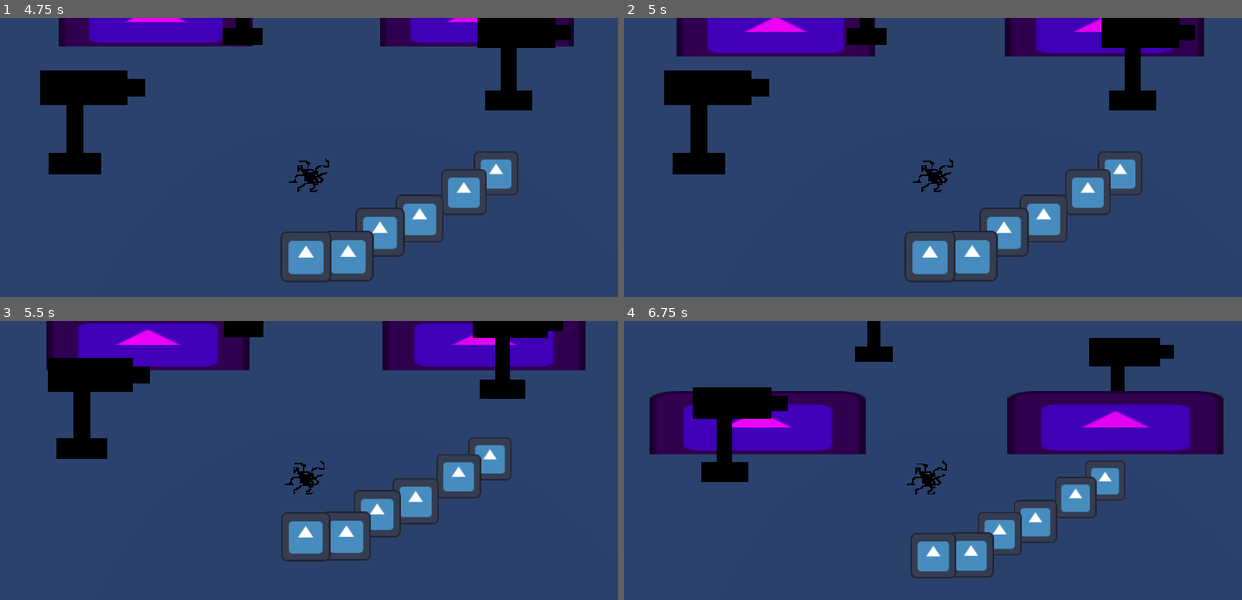
Above: before the commit, frames 1-4 (two rows, left to right).
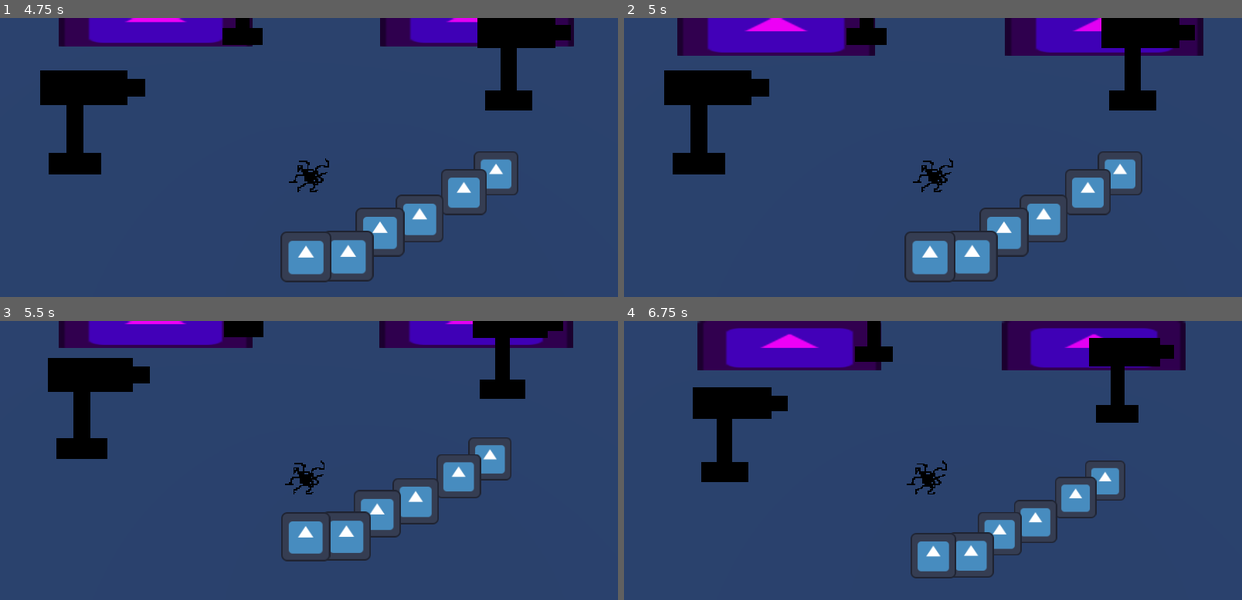
Above: after the commit, the same moments.

Repository: Area9579/Haustoria
Game: Godot game, scene res://Scenes/main.tscn
Two runs of this game, one before a commit and one after it. Both use one fixed random seed, a clock stepped at 60 frames per second and the inputs below. The engine's default icon, where the game draws it, is replaced by a stand-in: a white triangle on a blue panel in a dark square.
Inputs (mouse positions are in pixels of both pictures, inside the frame that each line leads up to):
- Up to frame 1 (4.75 s): move the mouse to (444, 174) at 0.52 s; press the mouse at (444, 174) at 0.53 s; tap Space (jump) at 0.77, 1.52, 2.75, 3.02, 3.77, 4.52 s; move the mouse to (185, 207) at 1.27 s; release the mouse at (185, 207) at 1.28 s; right-click (185, 207) at 1.35 s; tap Enter at 2 s; move the mouse to (370, 115) at 2.02 s; press the mouse at (370, 115) at 2.03 s; move the mouse to (278, 260) at 2.77 s; release the mouse at (278, 260) at 2.78 s; right-click (278, 260) at 2.85 s; move the mouse to (494, 243) at 3.52 s; press the mouse at (494, 243) at 3.53 s; move the mouse to (123, 140) at 4.27 s; release the mouse at (123, 140) at 4.28 s; right-click (123, 140) at 4.35 s
- Up to frame 2 (5 s): no input
- Up to frame 3 (5.5 s): move the mouse to (339, 493) at 5.02 s; press the mouse at (339, 493) at 5.03 s
- Up to frame 4 (6.75 s): move the mouse to (840, 407) at 5.77 s; release the mouse at (840, 407) at 5.78 s; right-click (840, 407) at 5.85 s; tap Space (jump) at 6.02 s; move the mouse to (1068, 477) at 6.52 s; press the mouse at (1068, 477) at 6.53 s

Frame 1 is identical in both runs. In frame 2, 0.6% of the frame differs, in the area x 8-94%, y 0-14%; in frame 3, 6.8%; in frame 4, 23%, in the area x 4-97%, y 0-48%.

Commit message:
Logic for Stun Mechanic

Diff:
--- a/Scenes/Boss.tscn
+++ b/Scenes/Boss.tscn
@@ -32,8 +32,8 @@
 script = ExtResource("3_f4frn")
 
 [node name="Left" type="Area3D" parent="Feet"]
-collision_layer = 48
-collision_mask = 0
+collision_layer = 16
+collision_mask = 32
 
 [node name="CollisionShape3D" type="CollisionShape3D" parent="Feet/Left"]
 transform = Transform3D(1, 0, 0, 0, 1, 0, 0, 0, 1, 5.22042, 0, 0)
@@ -46,8 +46,8 @@
 texture = ExtResource("1_lttd3")
 
 [node name="Right" type="Area3D" parent="Feet"]
-collision_layer = 48
-collision_mask = 0
+collision_layer = 16
+collision_mask = 32
 
 [node name="CollisionShape3D" type="CollisionShape3D" parent="Feet/Right"]
 transform = Transform3D(1, 0, 0, 0, 1, 0, 0, 0, 1, -5.16422, 0, 0)
@@ -60,17 +60,18 @@
 texture = ExtResource("1_lttd3")
 
 [node name="Hands" type="Node3D" parent="."]
+visible = false
 script = ExtResource("4_swuvd")
 
 [node name="Left" type="Area3D" parent="Hands"]
-collision_layer = 0
-collision_mask = 48
+collision_layer = 16
+collision_mask = 32
 
 [node name="CollisionShape3D" type="CollisionShape3D" parent="Hands/Left"]
 
 [node name="Right" type="Area3D" parent="Hands"]
-collision_layer = 0
-collision_mask = 48
+collision_layer = 16
+collision_mask = 32
 
 [node name="CollisionShape3D" type="CollisionShape3D" parent="Hands/Right"]
 
@@ -88,7 +89,14 @@
 
 [node name="NavigationAgent3D" type="NavigationAgent3D" parent="."]
 
+[node name="StunTimer" type="Timer" parent="."]
+wait_time = 5.0
+one_shot = true
+
+[connection signal="area_entered" from="Feet/Left" to="." method="_on_foot_area_entered"]
+[connection signal="area_entered" from="Feet/Right" to="." method="_on_foot_area_entered"]
 [connection signal="body_entered" from="Feet Proximity" to="." method="_on_feet_proximity_body_entered"]
 [connection signal="body_exited" from="Feet Proximity" to="." method="_on_feet_proximity_body_exited"]
 [connection signal="body_entered" from="Hand Proximity" to="." method="_on_hand_proximity_body_entered"]
 [connection signal="body_exited" from="Hand Proximity" to="." method="_on_hand_proximity_body_exited"]
+[connection signal="timeout" from="StunTimer" to="." method="_on_stun_timer_timeout"]
--- a/Scenes/main.tscn
+++ b/Scenes/main.tscn
@@ -28,6 +28,9 @@
 background_mode = 2
 sky = SubResource("Sky_f5vmn")
 ambient_light_color = Color(0.824375, 0.783241, 0.528634, 1)
+
+[sub_resource type="CylinderShape3D" id="CylinderShape3D_lf7vg"]
+radius = 2.6858
 
 [node name="Main" type="Node3D"]
 
@@ -88,3 +91,9 @@
 
 [node name="Boss" parent="." instance=ExtResource("4_l2ge7")]
 transform = Transform3D(1, 0, 0, 0, 1, 0, 0, 0, 1, 0, 0, -13.1182)
+
+[node name="Area3D" type="Area3D" parent="."]
+collision_layer = 32
+
+[node name="CollisionShape3D" type="CollisionShape3D" parent="Area3D"]
+shape = SubResource("CylinderShape3D_lf7vg")
--- a/Scripts/Boss/boss.gd
+++ b/Scripts/Boss/boss.gd
@@ -4,6 +4,7 @@
 @onready var hands: Node3D = $Hands
 @onready var navigation_agent: NavigationAgent3D = $NavigationAgent3D
 @onready var movement_target = get_node("../Player")
+@onready var stun_timer: Timer = $StunTimer
 
 enum States {stunned, feet_attacking, hand_attacking, walking}
 const MOVEMENT_SPEED: float = 2.0
@@ -15,12 +16,17 @@
 
 
 func _physics_process(delta):
+	if stun_timer.time_left > 0:
+		state = States.stunned
+
 	match state:
 		States.walking:
 			navigation_physics_procces()
 			feet.attacking = false
 			hands.attacking = false
 		States.stunned:
+			stun_timer.start()
+			velocity = Vector3(0, 0, 0)
 			feet.attacking = false
 			hands.attacking = false
 		States.feet_attacking:
@@ -64,18 +70,30 @@
 
 
 ## Signals
-
+# Detecting how close player is
 func _on_feet_proximity_body_entered(body: Node3D) -> void:
-	state = States.feet_attacking
+	if body.name == "Player":
+		state = States.feet_attacking
 
 
 func _on_feet_proximity_body_exited(body: Node3D) -> void:
-	state = States.hand_attacking
+	if body.name == "Player":
+		state = States.hand_attacking
 
 
 func _on_hand_proximity_body_entered(body: Node3D) -> void:
-	state = States.hand_attacking
+	if body.name == "Player":
+		state = States.hand_attacking
 
 
 func _on_hand_proximity_body_exited(body: Node3D) -> void:
+	if body.name == "Player":
+		state = States.walking
+
+# Detecting traps
+func _on_foot_area_entered(area: Area3D) -> void:
+	stun_timer.start()
+
+
+func _on_stun_timer_timeout() -> void:
 	state = States.walking
--- a/project.godot
+++ b/project.godot
@@ -48,4 +48,4 @@
 3d_physics/layer_3="environment"
 3d_physics/layer_4="pickups"
 3d_physics/layer_5="damage"
-3d_physics/layer_6="health"
+3d_physics/layer_6="trap"
Not shown: 1 places in Scenes/main.tscn that only renumber resources
